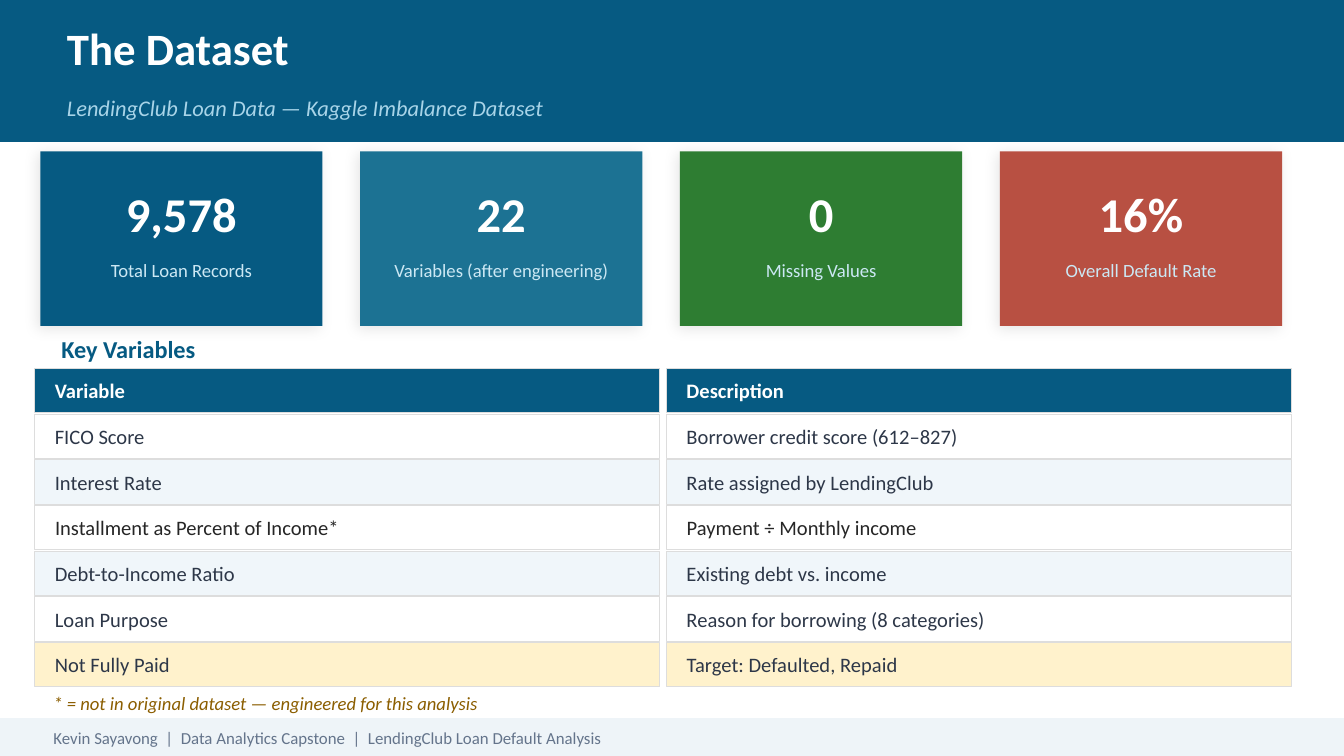
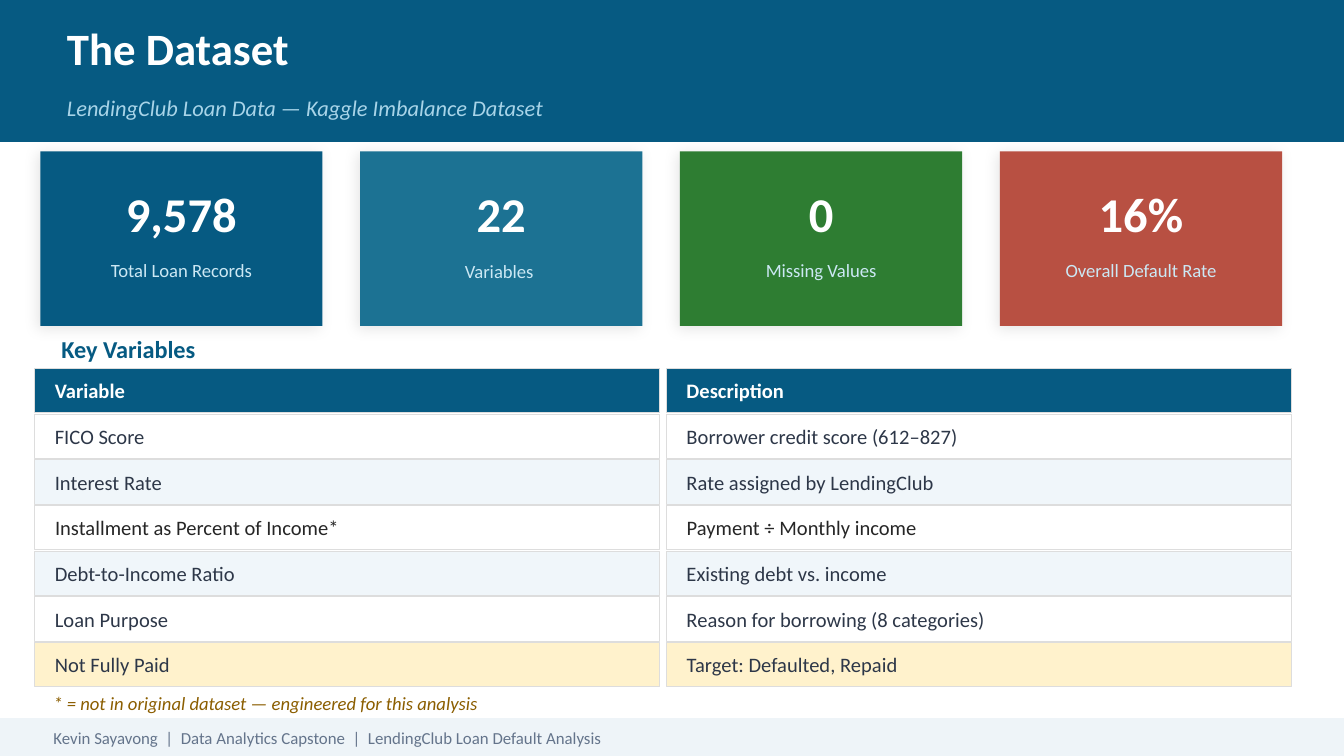
Before and after one commit to ksayavong/UE_DAB_2025, a slide deck: slide 4 of Capstone_UE_DAB_2025/Capstone_UE_DAB_2025Final/Sayavong_Kevin_Capstone_Presentation_Final.pptx. Drawn at 1344x756 pixels with LibreOffice and Linux fonts; fonts in the diff are those of the drawing. Boxes give left, top, right and bottom in pixels: in the first picture for what was removed or moved away, otherwise in the second. Text is boxed around its words. In the diff, an @@ line names an element or a change of style, - is before the commit and + after.

Commit message:
slide update

```diff
--- a/Capstone_UE_DAB_2025/Capstone_UE_DAB_2025Final/Sayavong_Kevin_Capstone_Presentation_Final.pptx
+++ b/Capstone_UE_DAB_2025/Capstone_UE_DAB_2025Final/Sayavong_Kevin_Capstone_Presentation_Final.pptx
@@ text at (465,265,534,278): text changed @@
-Variables (after engineering)
+Variables
```
Also in this commit, not shown: 1 other slide changed.
